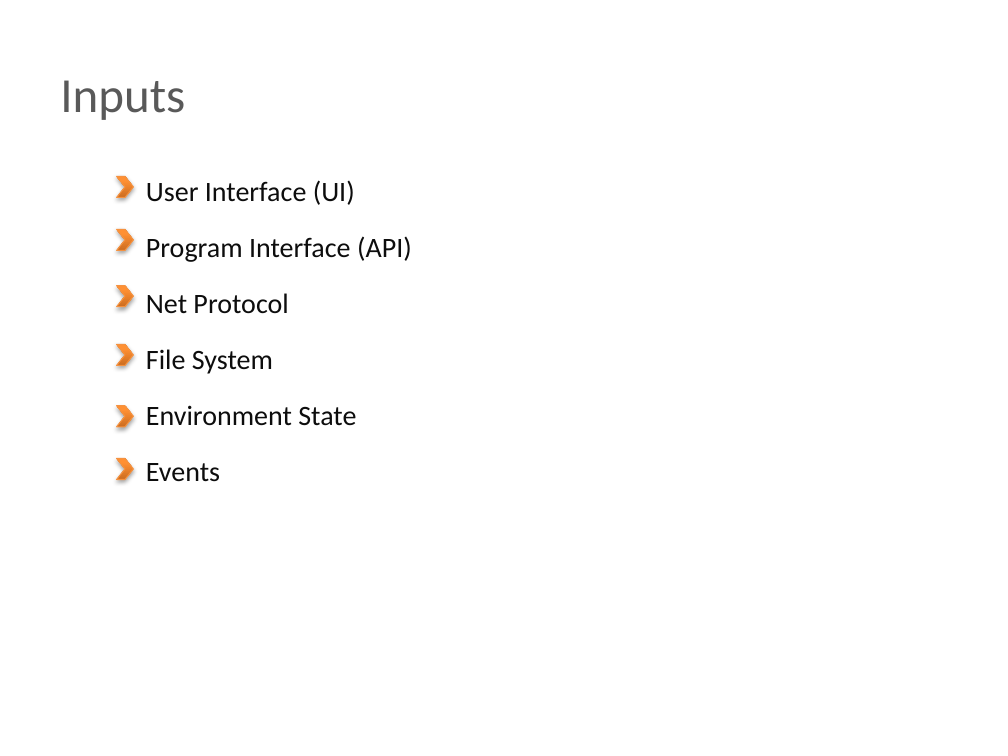
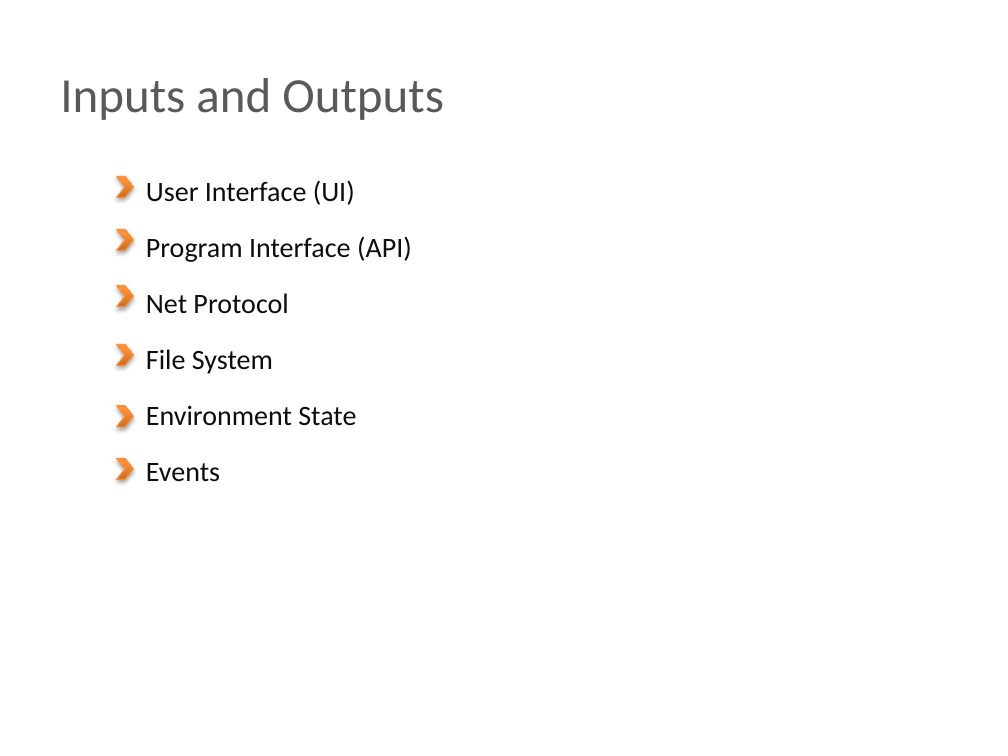
Before and after one commit to BigRacer/swtesting, a slide deck: slide 3 of 1.Introduction_part2/Introduction.pptx. Drawn at 1008x756 pixels with LibreOffice and Linux fonts; fonts in the diff are those of the drawing; background and template pictures are left out. Boxes give left, top, right and bottom in pixels: in the first picture for what was removed or moved away, otherwise in the second. Text is boxed around its words. In the diff, an @@ line names an element or a change of style, - is before the commit and + after.

```diff
--- a/1.Introduction_part2/Introduction.pptx
+++ b/1.Introduction_part2/Introduction.pptx
@@ text at <box>60,78,444,120</box>: text changed @@
-Inputs
+Inputs and Outputs
```
Also in this commit, not shown: 2 slides added, 3 other files.
